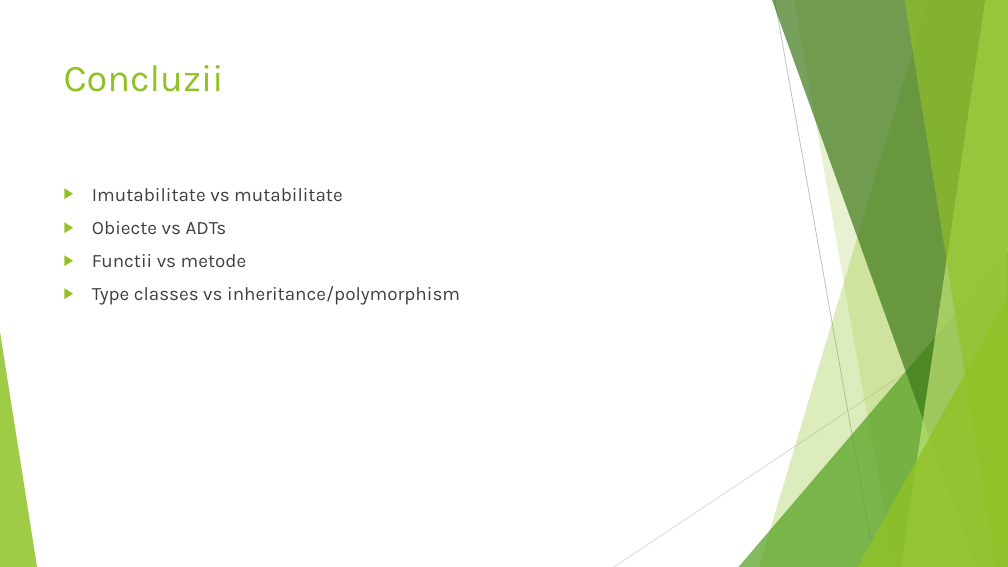
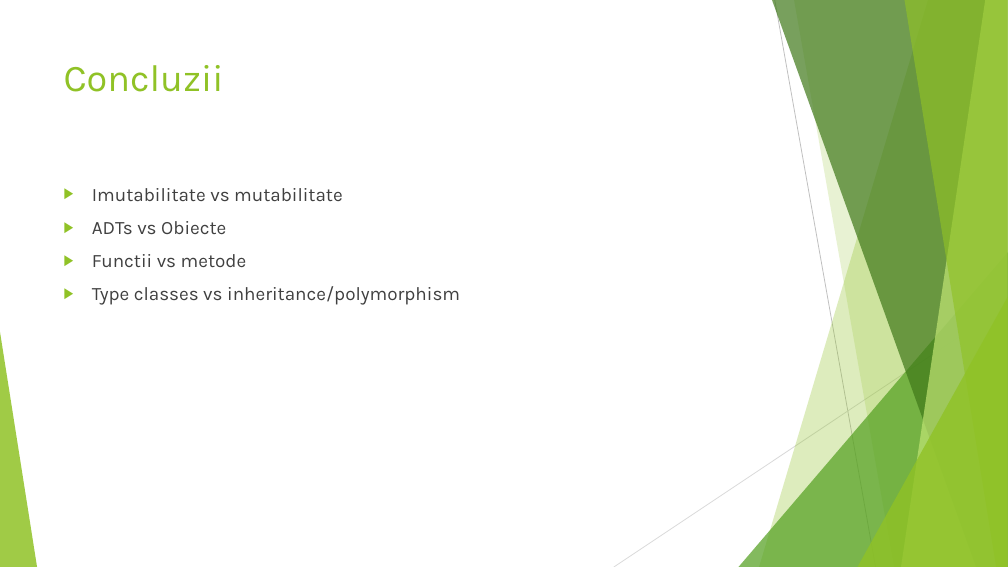
Before and after one commit to robertbutacu/bachelor-degree-work, a slide deck: slide 10 of presentation.pptx. Drawn at 1008x567 pixels with LibreOffice and Linux fonts; fonts in the diff are those of the drawing. Boxes give left, top, right and bottom in pixels: in the first picture for what was removed or moved away, otherwise in the second. Text is boxed around its words. In the diff, an @@ line names an element or a change of style, - is before the commit and + after.

```diff
--- a/presentation.pptx
+++ b/presentation.pptx
@@ text at [92,221,226,234]: text changed @@
-▶ Obiecte vs ADTs
+▶ ADTs vs Obiecte
```
Also in this commit, not shown: 3 other slides changed, 1 other file.
